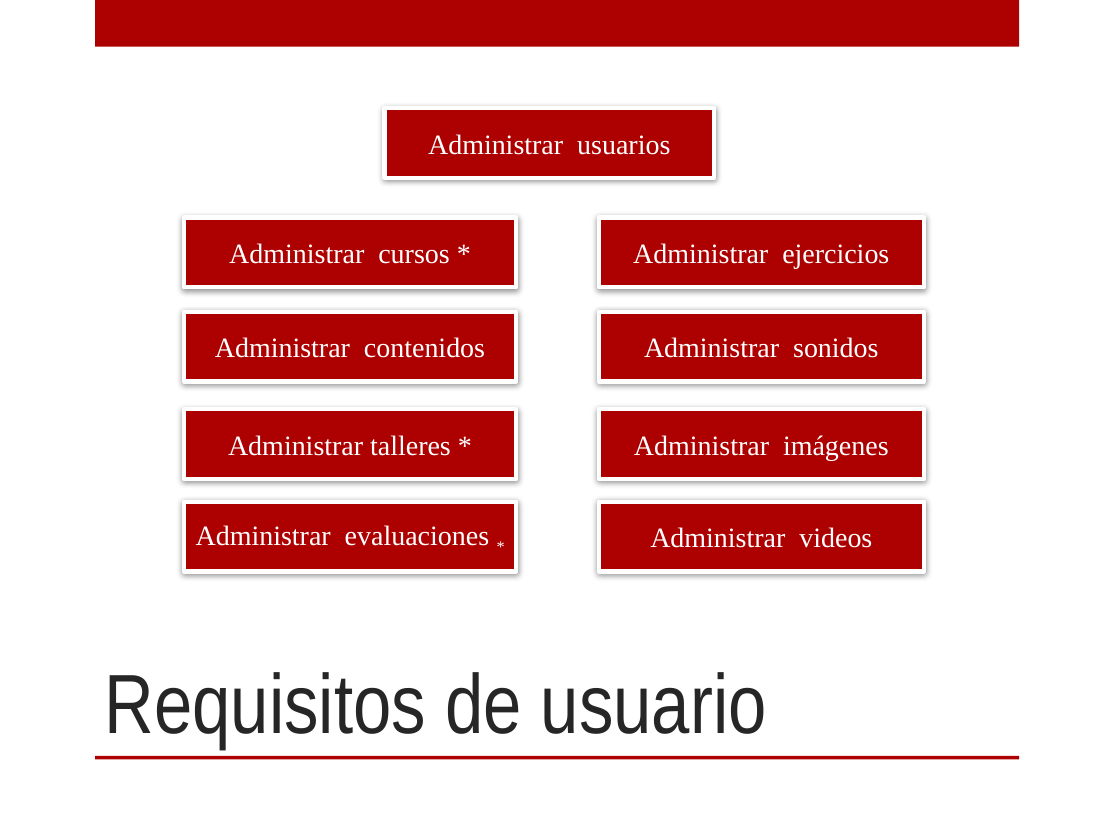
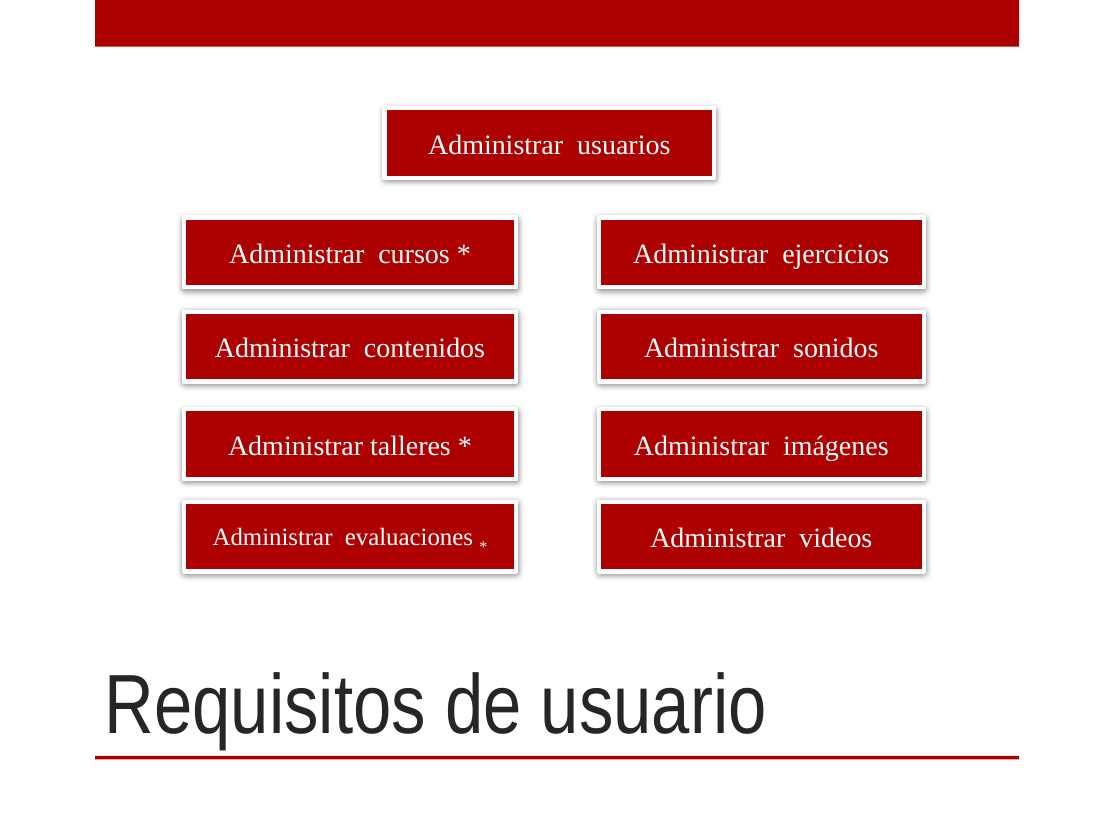
Before and after one commit to OscarMesa/MathForDummies, a slide deck: slide 7 of archivos/documentacion/Presentacion/presentacion 2/Presentacion.pptx. Drawn at 1120x840 pixels with LibreOffice and Linux fonts; fonts in the diff are those of the drawing; background and template pictures are left out. Boxes give left, top, right and bottom in pixels: in the first picture for what was removed or moved away, otherwise in the second. Text is boxed around its words. In the diff, an @@ line names an element or a change of style, - is before the commit and + after.

```diff
--- a/archivos/documentacion/Presentacion/presentacion 2/Presentacion.pptx
+++ b/archivos/documentacion/Presentacion/presentacion 2/Presentacion.pptx
@@ rectangle "Administrar evaluaciones *" at [184,502,515,571]: size 18 to 16 pt @@
```
Also in this commit, not shown: 1 slide added, 1 slide removed, 9 other files.
